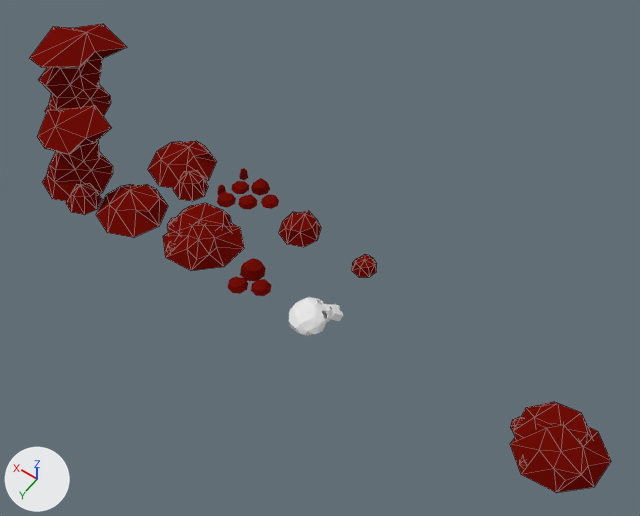
The Blender file DreamHack 2018 - UnityProject/Assets/Models/Environment/Rocks.blend as it was, and as the next commit left it.
The view is the same before and after, from a camera (50 mm lens) standing at (-3.48, 5.82, 8.82) and looking at (0.39, 0.41, 0.31). The axes (+X, +Y, +Z) are drawn at lower left. The lights are the same throughout. Mesh edges are drawn as thin lines on the coarser meshes.

Before the edit, the objects in view are built like this:
```python
me_cube_000 = bpy.data.meshes.new('Cube.000')
me_cube_000.from_pydata(...)  # 68 vertices, 48 faces; spans x -0.605..0.487, y -0.003..0.389, z -0.347..0.65
me_cube_000.materials.append(mat_unified)  # picture img_palette_png
# before: 20 (-0.022, 0.362, 0.228) at pixel (563, 425), 24 (0.103, 0.389, 0.077) at pixel (546, 428), 26 (-0.296, 0.288, 0.162) at pixel (583, 446), 29 (-0.134, 0.322, -0.04) at pixel (561, 451), 35 (-0.222, 0.2, 0.11)
# before: 37 (0.097, 0.2, -0.057), 39 (-0.264, 0.23, 0.37) at pixel (587, 433), 41 (-0.122, 0.23, -0.048), 43 (0.279, 0.23, 0.216) at pixel (534, 417), 46 (-0.01, 0.271, 0.234)
me_cube_004 = bpy.data.meshes.new('Cube.004')
me_cube_004.from_pydata(...)  # 119 vertices, 84 faces; spans x -0.507..0.325, y -0.048..0.125, z -0.289..0.418
me_cube_004.materials.append(mat_unified)  # picture img_palette_png
me_plane_010 = bpy.data.meshes.new('Plane.010')
me_plane_010.from_pydata(...)  # 373 vertices, 376 faces; spans x -0.109..0.165, y -0.032..0.135, z -0.156..0.157
me_plane_010.materials.append(mat_skull)  # white #e7e7e7
ob_cube_003 = bpy.data.objects.new('Cube.003', me_cube_004)
ob_cube_003.location = (2.0, 0.0, 0.0)
ob_cube_003.rotation_euler = (1.571, 0.0, 0.0)  # degrees (90, 0, 0)
_m = ob_cube_003.modifiers.new('Triangulate', 'TRIANGULATE')
ob_cube_009 = bpy.data.objects.new('Cube.009', me_cube_000)
ob_cube_009.location = (-3.0, 1.0, 0.0)
ob_cube_009.rotation_euler = (1.571, 0.0, 0.0)  # degrees (90, 0, 0)
_m = ob_cube_009.modifiers.new('Triangulate', 'TRIANGULATE')
ob_skull = bpy.data.objects.new('Skull', me_plane_010)
ob_skull.location = (0.0, 1.0, 0.0)
ob_skull.rotation_euler = (1.571, 0.0, 0.0)  # degrees (90, 0, 0)
ob_skull.scale = (2.0, 2.0, 2.0)
# also in view: 'Cube.005' at (3.0, 1.0, 0.13); 'Cube.002' at (0.98, 0.99, 0.06); 'Cube.007' at (4.91, -0.11, 0.6); 'Cube.008' at (3.92, 0.98, 0.52); 'Cube.006' at (2.93, 0.01, 0.13)
```
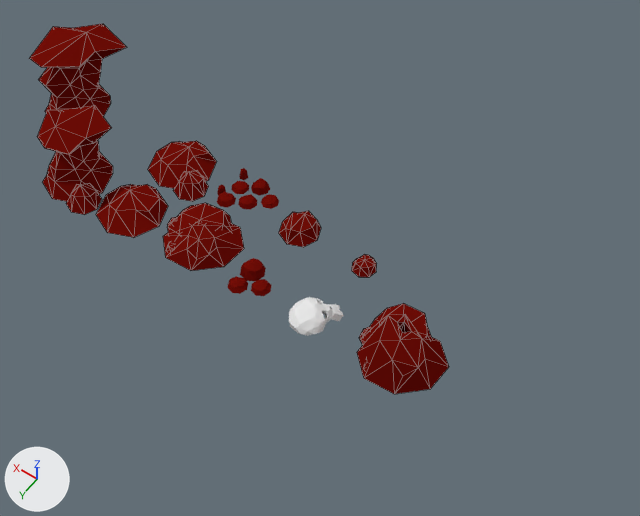
Boxes [x1, y1, x2, y2] around the edits, measured in the pictures (640 x 516 px):
'Cube.009', reshaped, moved, rescaled (9% narrower)
    before: [510, 402, 611, 493]
    after: [357, 303, 449, 394]
part 1 of me_cube_000, built on
    before: [513, 403, 591, 452]
    after: [361, 303, 432, 345]

What changed in the scene script:
```text
Change me_cube_000:
    used by ob_cube_009; location = (-3.0, 1.0, 0.0); rotation_euler = (1.571, 0.0, 0.0), in degrees (90, 0, 0)
    verts and faces of me_cube_000; kept vertices keep their numbers, new ones are numbered from 68
    remove me_cube_000.from_pydata(...)  # 68 vertices, 48 faces; spans x -0.605..0.487, y -0.003..0.389, z -0.347..0.65
    add me_cube_000.from_pydata(...)  # 76 vertices, 56 faces; spans x -0.605..0.487, y -0.003..0.389, z -0.347..0.65
    me_cube_000 part 1
    add delete_faces([(20, 24, 29, 26)])
    add for i in [35, 37, 39, 41, 43]: verts[i] += (0.0, -0.055, 0.0)
    add verts[46] = (-0.01, 0.215, 0.234)  # moved
    add verts[68] = (-0.006, 0.361, 0.094)  # pixel (397, 322)
    add verts[69] = (-0.059, 0.35, 0.159)  # pixel (404, 321)
    add verts[70] = (-0.177, 0.318, 0.131)  # pixel (411, 331)
    add verts[71] = (-0.107, 0.332, 0.044)  # pixel (402, 332)
    add for new, old in zip([*range(72, 76)], [*range(68, 72)]): verts[new] = verts[old] + (0.044, -0.168, 0.007)
    add faces += [(20, 24, 68, 69), (70, 74, 75, 71), (24, 29, 71, 68), (20, 69, 70, 26), (26, 70, 71, 29), (72, 75, 74, 73)]
    add faces += [(69, 73, 74, 70), (68, 71, 75, 72), (68, 72, 73, 69)]
Change ob_cube_009:
    ob_cube_009.location: (-3.0, 1.0, 0.0) -> (-1.0, 1.0, 0.0)
    ob_cube_009.scale: (1.0, 1.0, 1.0) -> (1.0, 2.0, 1.0)
```
